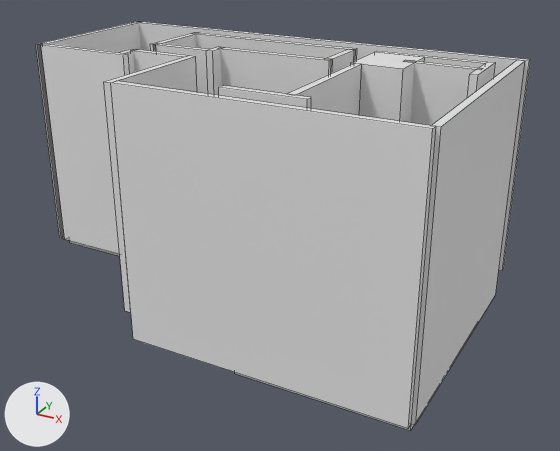
The FBX model Assets/Scenes/map01.fbx: old version first, new version second.
One viewpoint serves both versions: a 50 mm lens placed at (149.0, -191.7, 101.2), pointed at (53.9, -18.7, 14.7). Arrows for +X, +Y and +Z are at lower left; the lights stay in place. The older version comes first. Mesh edges are drawn as thin lines. Vertices at exactly the same position are counted once.

The older version as bpy lines, for what is in view:
```python
me_立方体_020 = bpy.data.meshes.new('立方体.020')
me_立方体_020.from_pydata(...)  # a box spanning x -19.0..109.0, y 13.0..15.0, z 0.0..60.0
# before: 0 (-19.0, 13.0, 0.0), 1 (-19.0, 13.0, 60.0) at pixel (131, 21), 2 (-19.0, 15.0, 0.0), 3 (-19.0, 15.0, 60.0) at pixel (135, 20), 4 (109.0, 13.0, 0.0) at pixel (502, 270)
# before: 5 (109.0, 13.0, 60.0) at pixel (529, 60), 6 (109.0, 15.0, 0.0) at pixel (503, 268), 7 (109.0, 15.0, 60.0) at pixel (530, 59)
me_立方体_021 = bpy.data.meshes.new('立方体.021')
me_立方体_021.from_pydata(...)  # a box spanning x -18.0..-16.0, y -31.0..15.0, z 0.0..60.0
me_立方体_022 = bpy.data.meshes.new('立方体.022')
me_立方体_022.from_pydata(...)  # a box spanning x -17.4..13.4, y -31.0..-29.0, z 0.0..60.0
me_立方体_041 = bpy.data.meshes.new('立方体.041')
me_立方体_041.from_pydata(...)  # a box spanning x 81.0..101.0, y -3.0..-1.0, z -8.0..60.0
ob_立方体_014 = bpy.data.objects.new('立方体.014', me_立方体_020)
ob_立方体_014.location = (0.0, 0.0, 0.0)
ob_立方体_015 = bpy.data.objects.new('立方体.015', me_立方体_021)
ob_立方体_015.location = (0.0, 0.0, 0.0)
ob_立方体_016 = bpy.data.objects.new('立方体.016', me_立方体_022)
ob_立方体_016.location = (0.0, 0.0, 0.0)
ob_立方体_035 = bpy.data.objects.new('立方体.035', me_立方体_041)
ob_立方体_035.location = (0.0, 0.0, 0.0)
# also in view: '立方体.036' at (107.0, -21.0, 26.0); '立方体.024' at (37.0, 6.0, 30.0); '立方体.021' at (47.0, -10.0, 30.0); '立方体.030' at (72.0, -29.0, 37.0); '立方体.029' at (66.0, -48.0, 26.0)
```
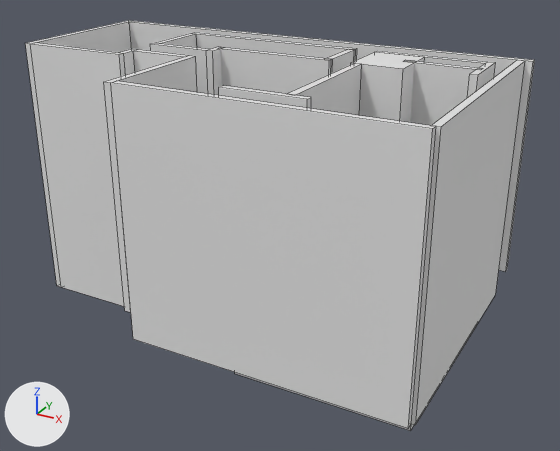
Boxes [x1, y1, x2, y2] around the edits, measured in the pictures (560 x 451 px):
'立方体.016', moved, rescaled (25% taller)
    before: [37, 44, 130, 254]
    after: [31, 43, 126, 306]
'立方体.014', reshaped
    before: [132, 21, 531, 271]
    after: [130, 21, 535, 272]
'立方体.015', moved, rescaled (22% taller)
    before: [36, 21, 141, 239]
    after: [25, 20, 131, 287]

The change, as a diff of the scene's bpy script:
```diff
--- a/Assets/Scenes/map01.fbx.py
+++ b/Assets/Scenes/map01.fbx.py
@@ me_立方体_020 @@
 # used by ob_立方体_014; location = (0.0, 0.0, 0.0)
-me_立方体_020.from_pydata(...)  # 8 vertices, 6 faces; spans x -19.0..109.0, y 13.0..15.0, z 0.0..60.0
+me_立方体_020.from_pydata(...)  # 8 vertices, 6 faces; spans x -20.0..110.0, y 13.0..15.0, z 0.0..60.0
+# me_立方体_020 part 2
+for i in [*range(0, 4)]: me_立方体_020.vertices[i].co += Vector((-1.0, 0.0, 0.0))
+for i in [*range(4, 8)]: me_立方体_020.vertices[i].co += Vector((1.0, 0.0, 0.0))
@@ me_立方体_021 @@
 # used by ob_立方体_015; location = (0.0, 0.0, 0.0)
-me_立方体_021.from_pydata(...)  # 8 vertices, 6 faces; spans x -18.0..-16.0, y -31.0..15.0, z 0.0..60.0
+me_立方体_021.from_pydata(...)  # 8 vertices, 6 faces; spans x -22.0..-20.0, y -31.0..15.0, z -18.0..60.0
+# me_立方体_021 part 3: the whole mesh is scaled about its middle by (1, 1, 1.3), then moved by (-4.0, 0.0, -9.0)
@@ me_立方体_022 @@
 # used by ob_立方体_016; location = (0.0, 0.0, 0.0)
-me_立方体_022.from_pydata(...)  # 8 vertices, 6 faces; spans x -17.4..13.4, y -31.0..-29.0, z 0.0..60.0
+me_立方体_022.from_pydata(...)  # 8 vertices, 6 faces; spans x -20.0..12.0, y -31.0..-29.0, z -18.0..60.0
+# me_立方体_022 part 1: the whole mesh is scaled about its middle by (1.04, 1, 1.3), then moved by (-2.0, 0.0, -9.0)
```
